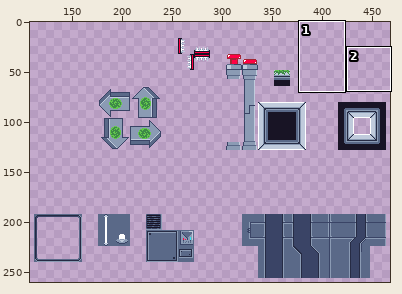
Two versions of one sprite sheet, levels/tileset.png. Above, an overview of the earlier version with the close-up marked.
Close-up. Earlier state:
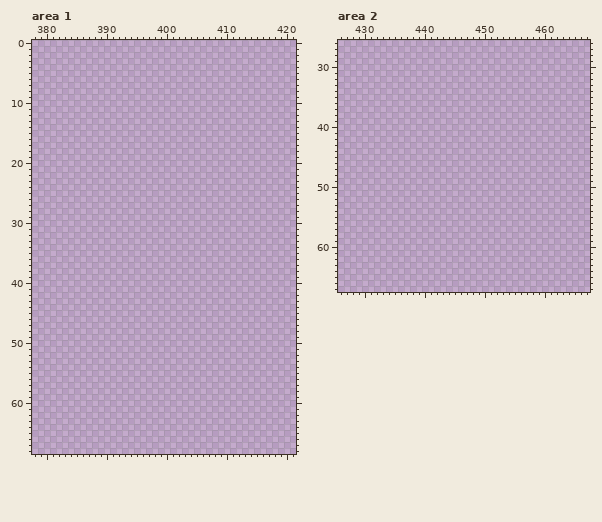
The file is 480x270 pixels. Shown: area 1: x 378..421, y 0..68; area 2: x 426..467, y 26..67. The wide view leaves out empty margins. The commit also changed other parts of the picture, which this record leaves out.
After:
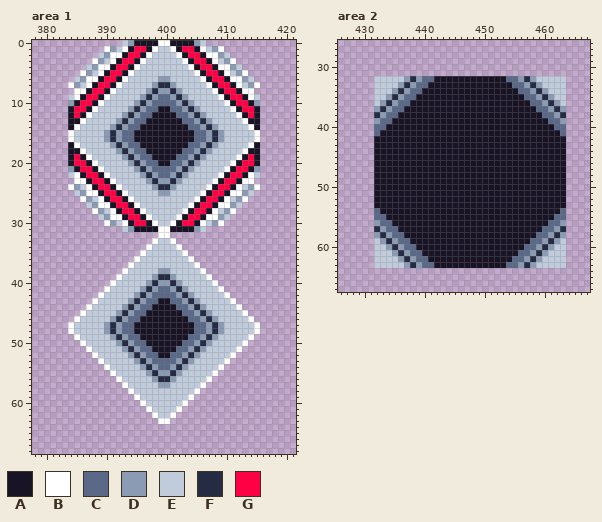
Palette (. is transparent): A #181425  B #ffffff  C #5a6988  D #8b9bb4  E #c0cbdc  F #262b44  G #ff0044
From old to new:
Changed rows in their new state; - is an unchanged pixel.
Area 1:
first column x 384:
 0 ---------EDAAAABBAAAADE---------
 1 ------BDEBAGGABEEBAGGABEDB------
 2 -----EDBBAGGABEEEEBAGGABBDE-----
 3 ----BDEBAGGABEEEEEEBAGGABEDB----
 4 ---EDBBAGGABEEEEEEEEBAGGABBDE---
 5 --BDEBAGGABEEEEEEEEEEBAGGABEDB--
 6 -EDBBAGGABEEEEEDDEEEEEBAGGABBDE-
 7 BDEBAGGABEEEEEDFFDEEEEEBAGGABEDB
 8 -BBAGGABEEEEEDFDDFDEEEEEBAGGABB-
 9 EBAGGABEEEEEDFDCCDFDEEEEEBAGGABE
10 DAGGABEEEEEDFDCCCCDFDEEEEEBAGGAD
11 AGGABEEEEEDFDCCAACCDFDEEEEEBAGGA
12 AGABEEEEEDFDCCAAAACCDFDEEEEEBAGA
13 AABEEEEEDFDCCAAAAAACCDFDEEEEEBAA
14 ABEEEEEDFDCCAAAAAAAACCDFDEEEEEBA
15 BEEEEEDFDCCAAAAAAAAAACCDFDEEEEEB
16 BEEEEEDFDCCAAAAAAAAAACCDFDEEEEEB
17 ABEEEEEDFDCCAAAAAAAACCDFDEEEEEBA
18 AABEEEEEDFDCCAAAAAACCDFDEEEEEBAA
19 AGABEEEEEDFDCCAAAACCDFDEEEEEBAGA
20 AGGABEEEEEDFDCCAACCDFDEEEEEBAGGA
21 DAGGABEEEEEDFDCCCCDFDEEEEEBAGGAD
22 EBAGGABEEEEEDFDCCDFDEEEEEBAGGABE
23 -BBAGGABEEEEEDFDDFDEEEEEBAGGABB-
24 BDEBAGGABEEEEEDFFDEEEEEBAGGABEDB
25 -EDBBAGGABEEEEEDDEEEEEBAGGABBDE-
26 --BDEBAGGABEEEEEEEEEEBAGGABEDB--
27 ---EDBBAGGABEEEEEEEEBAGGABBDE---
28 ----BDEBAGGABEEEEEEBAGGABEDB----
29 -----EDBBAGGABEEEEBAGGABBDE-----
30 ------BDEBAGGABEEBAGGABEDB------
31 ---------EDAAAABBAAAADE---------
32 ---------------BB---------------
33 --------------BEEB--------------
34 -------------BEEEEB-------------
35 ------------BEEEEEEB------------
36 -----------BEEEEEEEEB-----------
37 ----------BEEEEEEEEEEB----------
38 ---------BEEEEEDDEEEEEB---------
39 --------BEEEEEDFFDEEEEEB--------
40 -------BEEEEEDFDDFDEEEEEB-------
41 ------BEEEEEDFDCCDFDEEEEEB------
42 -----BEEEEEDFDCCCCDFDEEEEEB-----
43 ----BEEEEEDFDCCAACCDFDEEEEEB----
44 ---BEEEEEDFDCCAAAACCDFDEEEEEB---
45 --BEEEEEDFDCCAAAAAACCDFDEEEEEB--
46 -BEEEEEDFDCCAAAAAAAACCDFDEEEEEB-
47 BEEEEEDFDCCAAAAAAAAAACCDFDEEEEEB
48 BEEEEEDFDCCAAAAAAAAAACCDFDEEEEEB
49 -BEEEEEDFDCCAAAAAAAACCDFDEEEEEB-
50 --BEEEEEDFDCCAAAAAACCDFDEEEEEB--
51 ---BEEEEEDFDCCAAAACCDFDEEEEEB---
52 ----BEEEEEDFDCCAACCDFDEEEEEB----
53 -----BEEEEEDFDCCCCDFDEEEEEB-----
54 ------BEEEEEDFDCCDFDEEEEEB------
55 -------BEEEEEDFDDFDEEEEEB-------
56 --------BEEEEEDFFDEEEEEB--------
57 ---------BEEEEEDDEEEEEB---------
58 ----------BEEEEEEEEEEB----------
59 -----------BEEEEEEEEB-----------
60 ------------BEEEEEEB------------
61 -------------BEEEEB-------------
62 --------------BEEB--------------
63 ---------------BB---------------
Area 2:
first column x 432:
32 EEEEEDFDCCAAAAAAAAAAAACCDFDEEEEE
33 EEEEDFDCCAAAAAAAAAAAAAACCDFDEEEE
34 EEEDFDCCAAAAAAAAAAAAAAAACCDFDEEE
35 EEDFDCCAAAAAAAAAAAAAAAAAACCDFDEE
36 EDFDCCAAAAAAAAAAAAAAAAAAAACCDFDE
37 DFDCCAAAAAAAAAAAAAAAAAAAAAACCDFD
38 FDCCAAAAAAAAAAAAAAAAAAAAAAAACCDF
39 DCCAAAAAAAAAAAAAAAAAAAAAAAAAACCD
40 CCAAAAAAAAAAAAAAAAAAAAAAAAAAAACC
41 CAAAAAAAAAAAAAAAAAAAAAAAAAAAAAAC
42 AAAAAAAAAAAAAAAAAAAAAAAAAAAAAAAA
43 AAAAAAAAAAAAAAAAAAAAAAAAAAAAAAAA
44 AAAAAAAAAAAAAAAAAAAAAAAAAAAAAAAA
45 AAAAAAAAAAAAAAAAAAAAAAAAAAAAAAAA
46 AAAAAAAAAAAAAAAAAAAAAAAAAAAAAAAA
47 AAAAAAAAAAAAAAAAAAAAAAAAAAAAAAAA
48 AAAAAAAAAAAAAAAAAAAAAAAAAAAAAAAA
49 AAAAAAAAAAAAAAAAAAAAAAAAAAAAAAAA
50 AAAAAAAAAAAAAAAAAAAAAAAAAAAAAAAA
51 AAAAAAAAAAAAAAAAAAAAAAAAAAAAAAAA
52 AAAAAAAAAAAAAAAAAAAAAAAAAAAAAAAA
53 AAAAAAAAAAAAAAAAAAAAAAAAAAAAAAAA
54 CAAAAAAAAAAAAAAAAAAAAAAAAAAAAAAC
55 CCAAAAAAAAAAAAAAAAAAAAAAAAAAAACC
56 DCCAAAAAAAAAAAAAAAAAAAAAAAAAACCD
57 FDCCAAAAAAAAAAAAAAAAAAAAAAAACCDF
58 DFDCCAAAAAAAAAAAAAAAAAAAAAACCDFD
59 EDFDCCAAAAAAAAAAAAAAAAAAAACCDFDE
60 EEDFDCCAAAAAAAAAAAAAAAAAACCDFDEE
61 EEEDFDCCAAAAAAAAAAAAAAAACCDFDEEE
62 EEEEDFDCCAAAAAAAAAAAAAACCDFDEEEE
63 EEEEEDFDCCAAAAAAAAAAAACCDFDEEEEE
Where, in picture pixels (left, top, right, bottom), the same in both close-ups:
added: (68, 40, 260, 424)
added: (374, 76, 566, 268)
